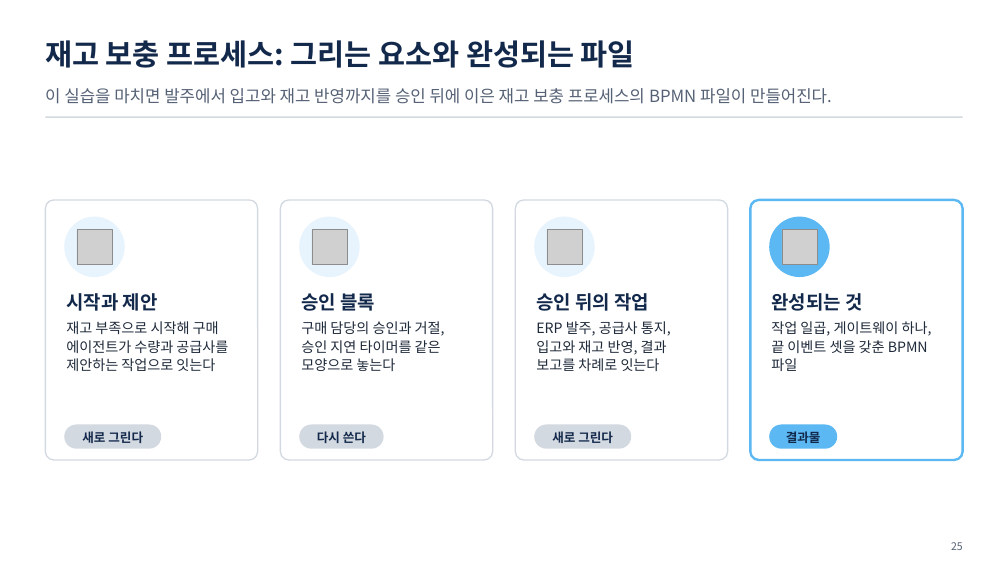
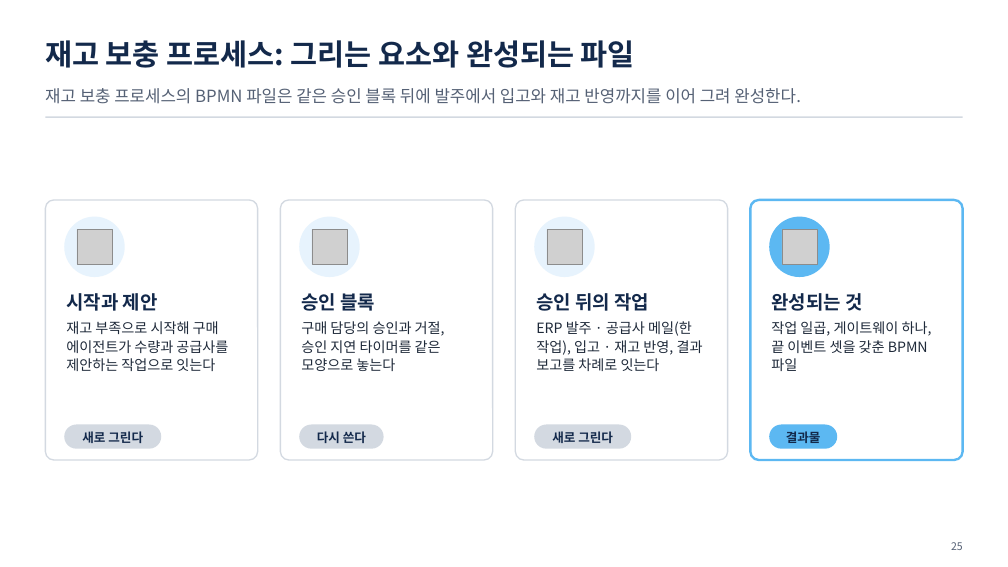
Before and after one commit to uengine-oss/hyd-iot-edu, a slide deck: slide 25 of docs/교재/통합반_오프라인/10회차/통합반_오프라인_10회차.pptx. Drawn at 1008x567 pixels with LibreOffice and Linux fonts; fonts in the diff are those of the drawing; grey boxes stand for pictures. Boxes give left, top, right and bottom in pixels: in the first picture for what was removed or moved away, otherwise in the second. Text is boxed around its words. In the diff, an @@ line names an element or a change of style, - is before the commit and + after.

```diff
--- a/docs/교재/통합반_오프라인/10회차/통합반_오프라인_10회차.pptx
+++ b/docs/교재/통합반_오프라인/10회차/통합반_오프라인_10회차.pptx
@@ text at (45, 88, 801, 104): text changed @@
-이 실습을 마치면 발주에서 입고와 재고 반영까지를 승인 뒤에 이은 재고 보충 프로세스의 BPMN 파일이 만들어진다.
+재고 보충 프로세스의 BPMN 파일은 같은 승인 블록 뒤에 발주에서 입고와 재고 반영까지를 이어 그려 완성한다.
@@ text at (536, 321, 703, 371): text changed @@
-ERP 발주, 공급사 통지, 입고와 재고 반영, 결과 보고를 차례로 잇는다
+ERP 발주 · 공급사 메일(한 작업), 입고 · 재고 반영, 결과 보고를 차례로 잇는다
```
Also in this commit, not shown: 19 other slides changed, 2 slides added, 2 slides removed, 35 other files.
